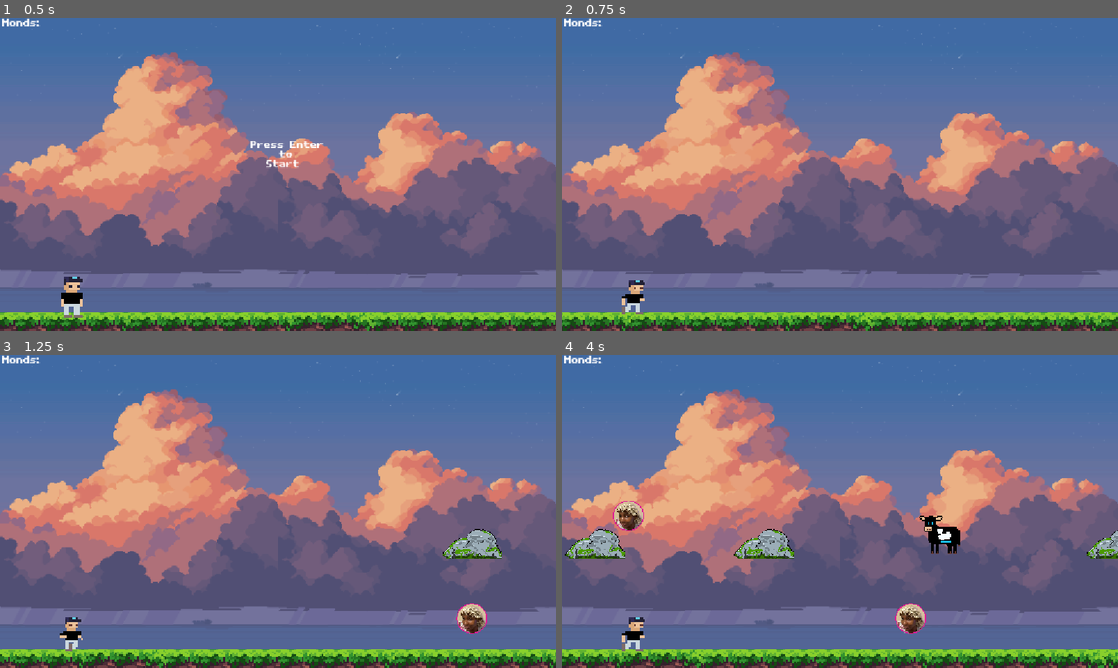
Above: before the commit, frames 1-4 (two rows, left to right).
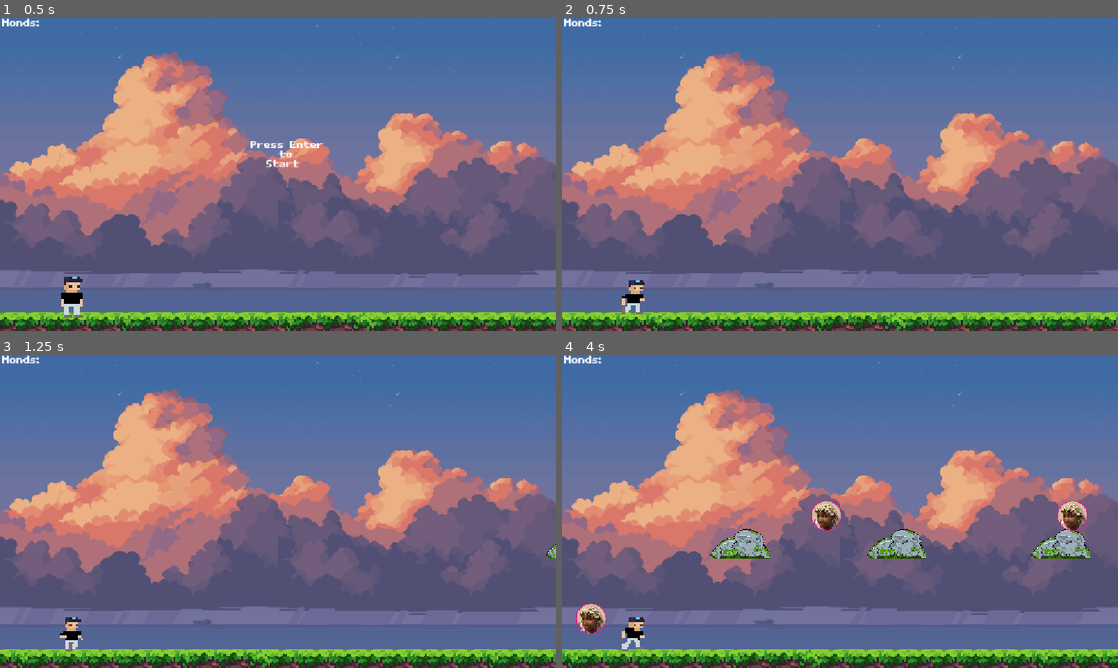
Above: after the commit, the same moments.

Repository: KKhujo/Loverboi
Game: Godot game, scene res://scenes/main.tscn
The game is run twice, just before and just after one commit, with the same random seed, the same clock (stepped at 60 frames per second) and the same inputs.
Inputs (mouse positions are in pixels of both pictures, inside the frame that each line leads up to):
- Up to frame 1 (0.5 s): no input
- Up to frame 2 (0.75 s): tap Enter (ui_accept) at 0.5 s; move the mouse to (962, 158) at 0.52 s
- Up to frame 3 (1.25 s): click (400, 495) at 0.77 s
- Up to frame 4 (4 s): move the mouse to (728, 527) at 1.27 s; click (728, 527) at 1.52 s; move the mouse to (895, 442) at 2.02 s; move the mouse to (812, 574) at 2.77 s; click (812, 574) at 3.02 s; move the mouse to (1006, 558) at 3.52 s; click (1006, 558) at 3.77 s

Frame 1 is identical in both runs. In frame 2, 3.5% of the frame differs, in the area x 0-100%, y 94-100%; in frame 3, 5.1%; in frame 4, 9.9%, in the area x 0-100%, y 46-100%.

Commit message:
Monds, main scene update

Diff:
--- a/scripts/main.gd
+++ b/scripts/main.gd
@@ -10,12 +10,14 @@
 const LOVERBOI_INIT_POS = Vector2i(150, 485)
 const CAM_INIT_POS = Vector2i(576, 324)
 var speed : float
-const INIT_VELOCITY : float = 10.0
+const INIT_VELOCITY : float = 5.0
 const MAX_VELOCITY : int = 25
 var screen_size : Vector2i
 var ground_height : int
 var last_obs
 var game_running : bool
+
+var score := 0
 # Called when the node enters the scene tree for the first time.
 func _ready():
 	screen_size = get_window().size
